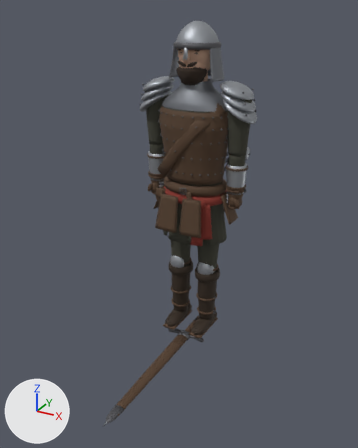
A saved change to the glTF model models/hero.glb.
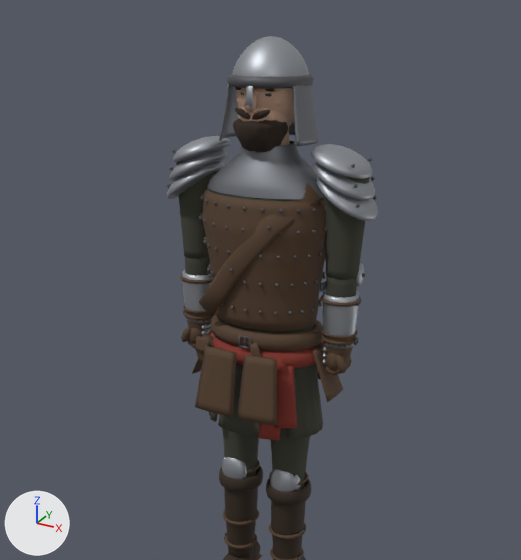
There are two pictures of each version: one whole from a 50 mm camera at (1.32, -2.61, 2.06) aimed at (0.09, -0.38, 0.95), one close up on the part from 13% to 94% of the width and 0% to 70% of the height. The axes (+X, +Y, +Z) are drawn at lower left. The lights are the same throughout. The last two pictures show the newer version. Where no turn or scale is listed for an object, it has been applied to the vertices. Vertices at exactly the same position are counted once.

Before the edit, the objects in view are built like this:
```python
ob_headmesh = bpy.data.objects.new('HeadMesh', me_headmesh)
ob_headmesh.location = (0.0, 0.0, 1.725)
ob_hipsmesh = bpy.data.objects.new('HipsMesh', me_hipsmesh)
ob_hipsmesh.location = (0.0, 0.0, 0.98)
ob_shinr = bpy.data.objects.new('ShinR', me_shinr)
ob_shinr.location = (-0.1, 0.0, 0.5)
ob_spinemesh = bpy.data.objects.new('SpineMesh', me_spinemesh)
ob_spinemesh.location = (0.0, 0.0, 1.08)
# also in view: 'ThighR' at (-0.1, 0.0, 0.74); 'HandLMesh' at (0.27, 0.0, 1.02); 'UpperArmR' at (-0.27, 0.0, 1.44); 'ThighL' at (0.1, 0.0, 0.74); 'ShinL' at (0.1, -0.05, 0.3)
```
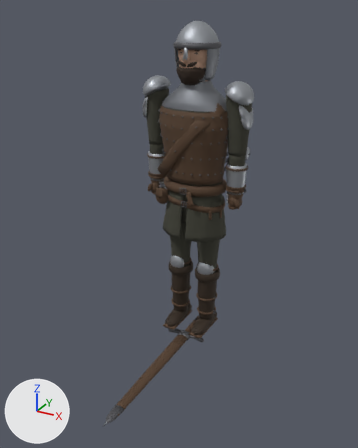
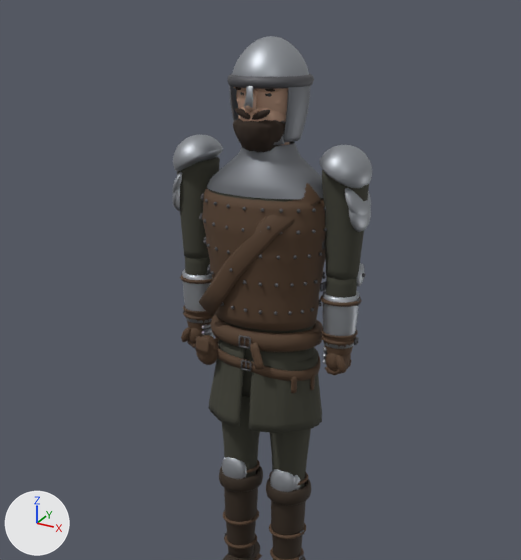
Changed parts and their boxes [x1, y1, x2, y2] in the close-ups (521 x 560 px; the box of a moved part takes in the faces that stretch with it):
'SpineMesh', reshaped: before [167, 136, 378, 333]; after [172, 135, 372, 333]
'HipsMesh', reshaped (15% narrower): before [192, 314, 343, 440]; after [195, 314, 323, 433]
'HeadMesh', reshaped (13% narrower): before [219, 36, 319, 152]; after [227, 36, 314, 152]
part 1 of me_hipsmesh, added: after [291, 377, 297, 393]
part 2 of me_hipsmesh, added: after [310, 373, 315, 390]
part 3 of me_hipsmesh, added: after [241, 360, 251, 371]
part 4 of me_hipsmesh, rebuilt (7% narrower, 22% taller): before [210, 332, 324, 368]; after [215, 337, 321, 381]
part 5 of me_hipsmesh, deleted (brown): before [192, 329, 343, 426]
part 6 of me_hipsmesh, moved or reshaped: before [209, 363, 323, 440]; after [208, 339, 322, 433]
part 7 of me_headmesh, rebuilt (18% narrower, 6% shorter): before [219, 84, 319, 146]; after [229, 85, 311, 143]
part 8 of me_headmesh, added (mostly hidden): after [238, 121, 284, 145]
part 9 of me_spinemesh, rebuilt (13% narrower, 22% taller): before [311, 144, 372, 179]; after [319, 145, 372, 188]
part 10 of me_spinemesh, rebuilt (14% narrower, 16% taller): before [170, 150, 228, 181]; after [173, 135, 223, 171]
part 11 of me_spinemesh, added (mostly hidden): after [172, 172, 182, 193]
part 12 of me_spinemesh, added (mostly hidden): after [173, 187, 180, 211]
part 13 of me_spinemesh, added: after [345, 188, 371, 215]
part 14 of me_spinemesh, added: after [349, 209, 371, 232]
part 15 of me_spinemesh, deleted: before [173, 136, 231, 162]
part 16 of me_spinemesh, deleted: before [313, 162, 378, 221]
part 17 of me_spinemesh, deleted: before [167, 162, 225, 199]

Edits to the bpy script that builds the scene:
```text
Change me_hipsmesh:
    remove me_hipsmesh.from_pydata(...)  # 3740 vertices, 7348 faces; spans x -0.276..0.276, y -0.237..0.237, z -0.27..0.16
    add me_hipsmesh.from_pydata(...)  # 3126 vertices, 6168 faces; spans x -0.225..0.217, y -0.171..0.189, z -0.24..0.16
    me_hipsmesh part 1: the loose piece of 42 vertices spanning x 0.014..0.08, y -0.171..-0.153, z -0.015..0.081 is copied, and the copy is multiplied about its middle by the matrix ((0.336, -0.78, 0.212), (0.479, 0.619, 0.13), (-0.247, 0.062, 0.616)), then moved by (0.105, 0.073, -0.106); it spans x 0.144..0.16, y -0.098..-0.081, z -0.103..-0.043
    me_hipsmesh part 2: the loose piece of 42 vertices spanning x 0.014..0.08, y -0.171..-0.153, z -0.015..0.081 is copied, and the copy is multiplied about its middle by the matrix ((0.065, -0.981, 0.124), (0.581, 0.169, 0.215), (-0.247, 0.062, 0.616)), then moved by (0.145, 0.138, -0.11); it spans x 0.186..0.196, y -0.035..-0.014, z -0.106..-0.046
    me_hipsmesh part 3: the loose piece of 52 vertices spanning x -0.023..0.023, y -0.163..-0.157, z 0.054..0.097 is copied, and the copy is scaled about its middle by (0.851, 1, 0.835), then moved by (0.0, 0.01, -0.087); it spans x -0.021..0.021, y -0.153..-0.147, z -0.03..0.006
    me_hipsmesh part 4: the loose piece of 320 vertices spanning x -0.216..0.216, y -0.166..0.166, z -0.018..0.048 is rebuilt with 294 vertices and now spans x -0.198..0.198, y -0.148..0.148, z -0.064..0.029, in mat_leather
    me_hipsmesh part 5: 15 loose pieces with 860 vertices, spanning x -0.276..0.276, y -0.237..0.237, z -0.175..0.049, are deleted
    me_hipsmesh part 6: 1512 vertices removed from x -0.216..0.216, y -0.186..0.16, z -0.27..0.04; 1636 vertices added at x -0.21..0.217, y -0.168..0.169, z -0.24..0.04
    other edits to the shape of me_hipsmesh do not show in these pictures
    remove me_hipsmesh.materials.append(mat_sash)
Change me_headmesh:
    remove me_headmesh.from_pydata(...)  # 5602 vertices, 11032 faces; spans x -0.158..0.158, y -0.147..0.165, z -0.074..0.267
    add me_headmesh.from_pydata(...)  # 6096 vertices, 12016 faces; spans x -0.132..0.132, y -0.147..0.146, z -0.074..0.267
    me_headmesh part 7: the loose piece of 990 vertices spanning x -0.158..0.158, y -0.082..0.165, z -0.04..0.135 is rebuilt with 1274 vertices and now spans x -0.124..0.124, y -0.076..0.131, z -0.035..0.14
    me_headmesh part 8: a new loose piece of 210 vertices spanning x -0.082..0.082, y -0.108..-0.053, z -0.04..0.03, in mat_mail
Change me_spinemesh:
    remove me_spinemesh.from_pydata(...)  # 7538 vertices, 14352 faces; spans x -0.37..0.37, y -0.186..0.155, z -0.04..0.605
    add me_spinemesh.from_pydata(...)  # 7618 vertices, 14520 faces; spans x -0.344..0.344, y -0.186..0.155, z -0.04..0.607
    me_spinemesh part 9: the loose piece of 310 vertices spanning x 0.156..0.345, y -0.104..0.104, z 0.515..0.605 is rebuilt with 482 vertices and now spans x 0.188..0.344, y -0.098..0.098, z 0.484..0.607
    me_spinemesh part 10: the loose piece of 310 vertices spanning x -0.358..-0.167, y -0.108..0.108, z 0.452..0.563 is rebuilt with 482 vertices and now spans x -0.344..-0.188, y -0.098..0.098, z 0.484..0.607
    me_spinemesh part 11: a new loose piece of 254 vertices spanning x -0.343..-0.281, y -0.082..0.082, z 0.387..0.513, in mat_steel
    me_spinemesh part 12: a new loose piece of 254 vertices spanning x -0.344..-0.301, y -0.076..0.076, z 0.349..0.471, in mat_steel
    me_spinemesh part 13: a new loose piece of 254 vertices spanning x 0.281..0.343, y -0.082..0.082, z 0.387..0.513, in mat_steel
    me_spinemesh part 14: a new loose piece of 254 vertices spanning x 0.301..0.344, y -0.076..0.076, z 0.349..0.471, in mat_steel
    me_spinemesh part 15: the loose piece of 310 vertices spanning x -0.345..-0.156, y -0.104..0.104, z 0.515..0.605 is deleted
    me_spinemesh part 16: 620 vertices removed from x 0.167..0.37, y -0.112..0.112, z 0.389..0.563
    me_spinemesh part 17: 310 vertices removed from x -0.37..-0.181, y -0.112..0.112, z 0.389..0.524
    other edits to the shape of me_spinemesh do not show in these pictures
```
